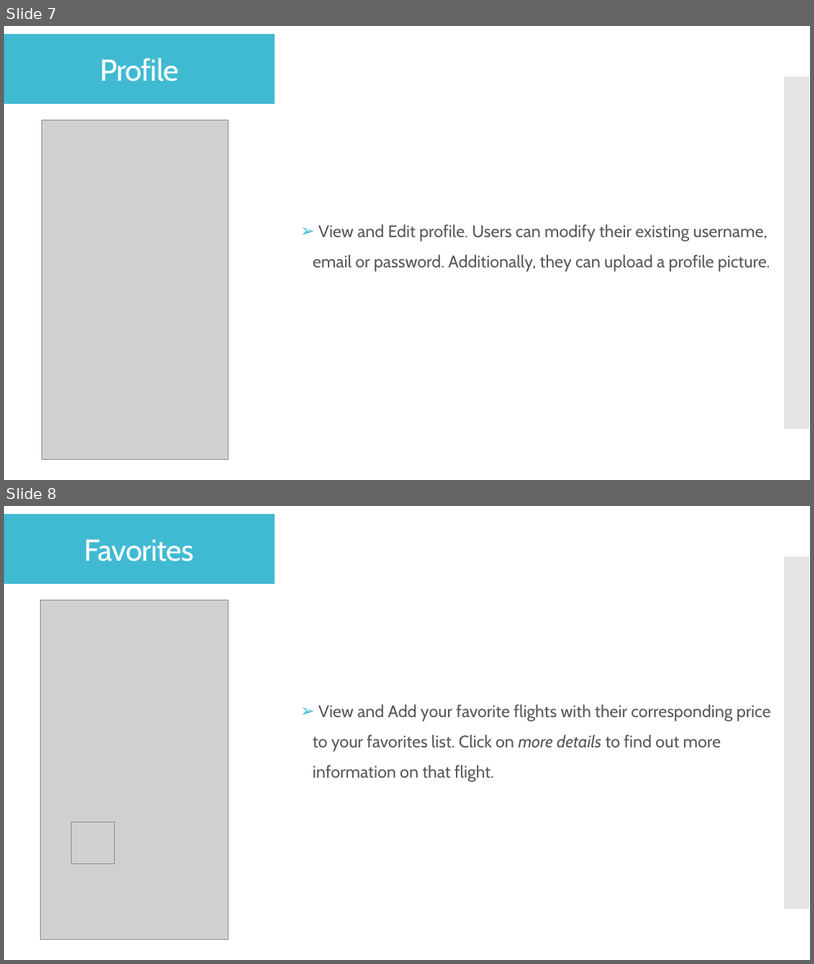
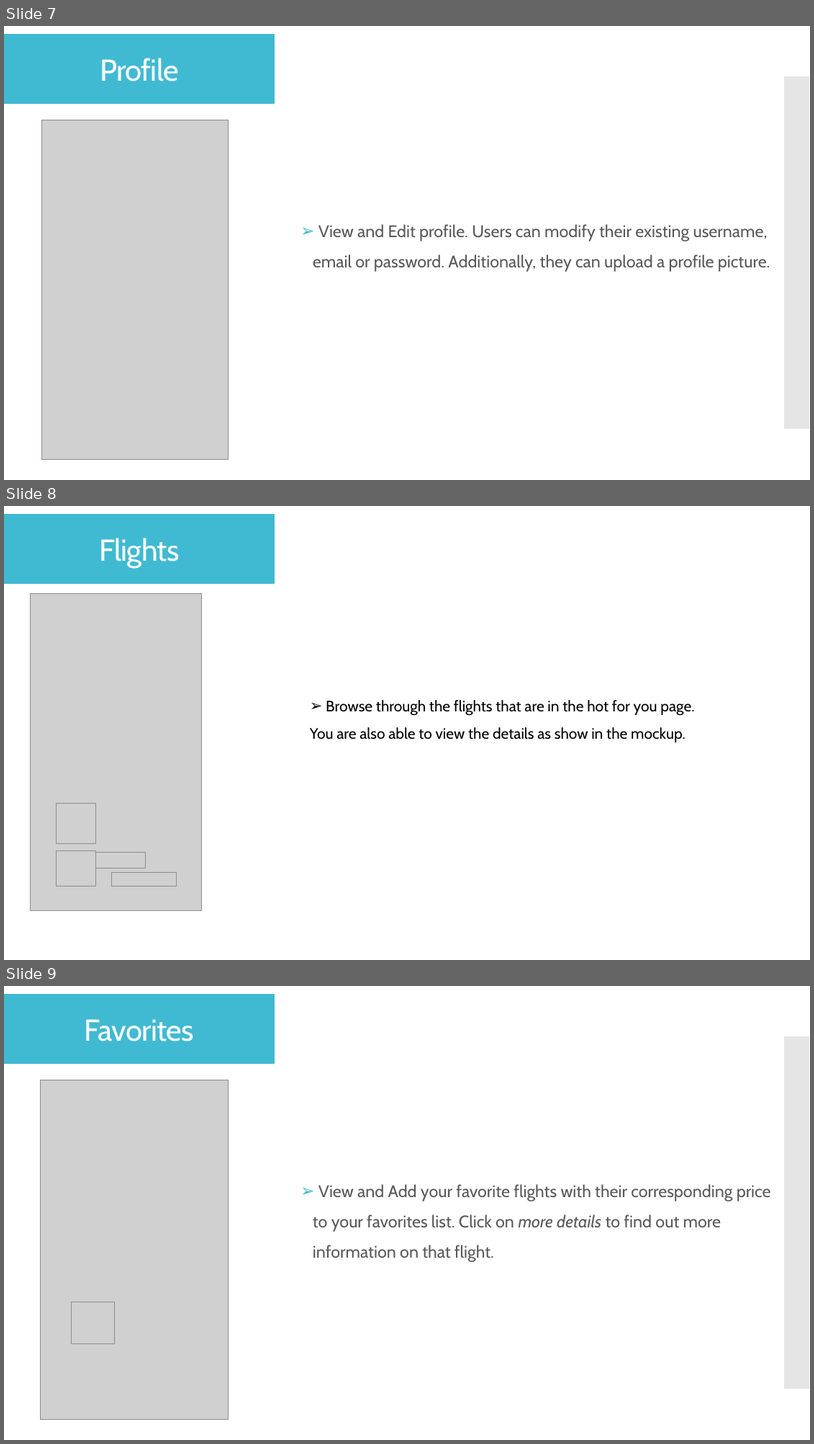
Before and after one commit to adinashby-vanier-college/app-dev-2-project-imro1, a slide deck: Aero_Flights_Deliverable_0.pptx. Shown one above the other, each under a label of ours: slides 7 and 8 before the commit, slides 7, 8 and 9 after it. The pictures are 814x964 and 814x1444 pixels, drawn with LibreOffice and Linux fonts; fonts in the diff are those of the drawing; grey boxes stand for pictures. Boxes give left, top, right and bottom in pixels: in the first picture for what was removed or moved away, otherwise in the second. Text is boxed around its words. In the diff, an @@ line names an element or a change of style, - is before the commit and + after.

Commit message:
added the slides and mockup for the search bar page and the main flights page

```diff
--- a/Aero_Flights_Deliverable_0.pptx
+++ b/Aero_Flights_Deliverable_0.pptx
@@ slide 8 added at (4, 506, 810, 960), background #FFFFFF @@
@@ rectangle added at (4, 513, 275, 584), fill #40BAD2, outline #FFFFFF 0.85 pt, 36 pt, text #FFFFFF @@
+Flights
@@ picture added at (31, 593, 202, 910) @@
@@ text added at (310, 700, 694, 742), 18 pt, text #000000 @@
+➢ Browse through the flights that are in the hot for you page. You are also able to view the details as show in the mockup.
@@ picture added at (56, 803, 96, 844) @@
@@ picture added at (56, 851, 96, 886) @@
@@ picture added at (96, 852, 146, 867) @@
@@ picture added at (111, 872, 176, 886) @@
@@ what was slide 8 is now slide 9 @@
```
Also in this commit, not shown: 1 other slide added.
